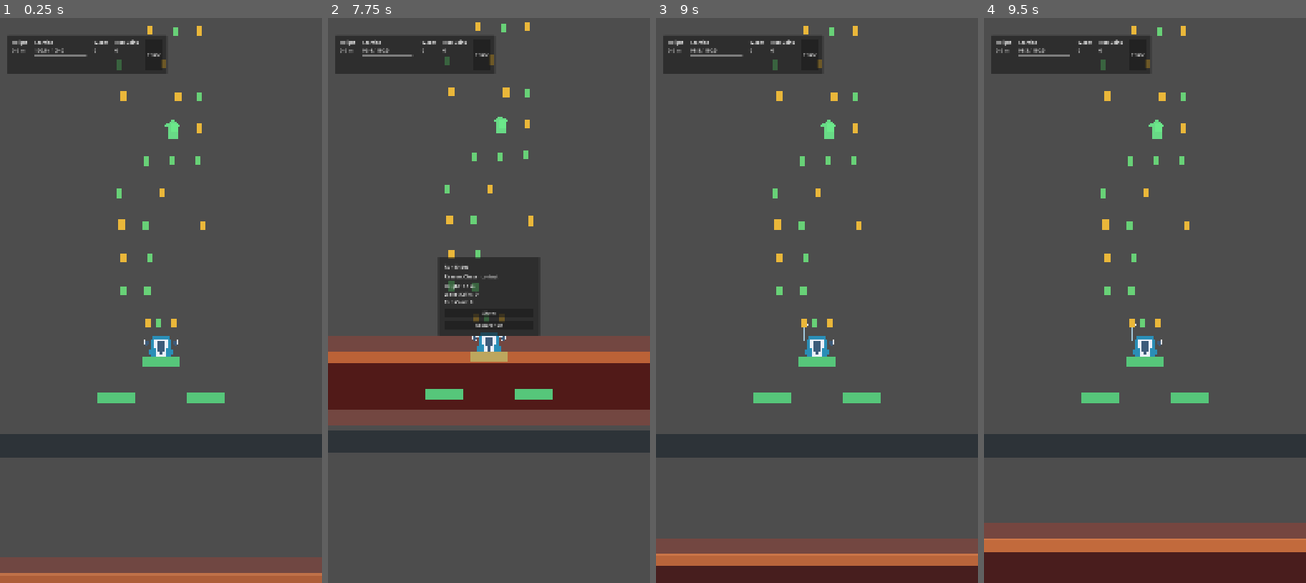
Above: before the commit, frames 1-4 (left to right).
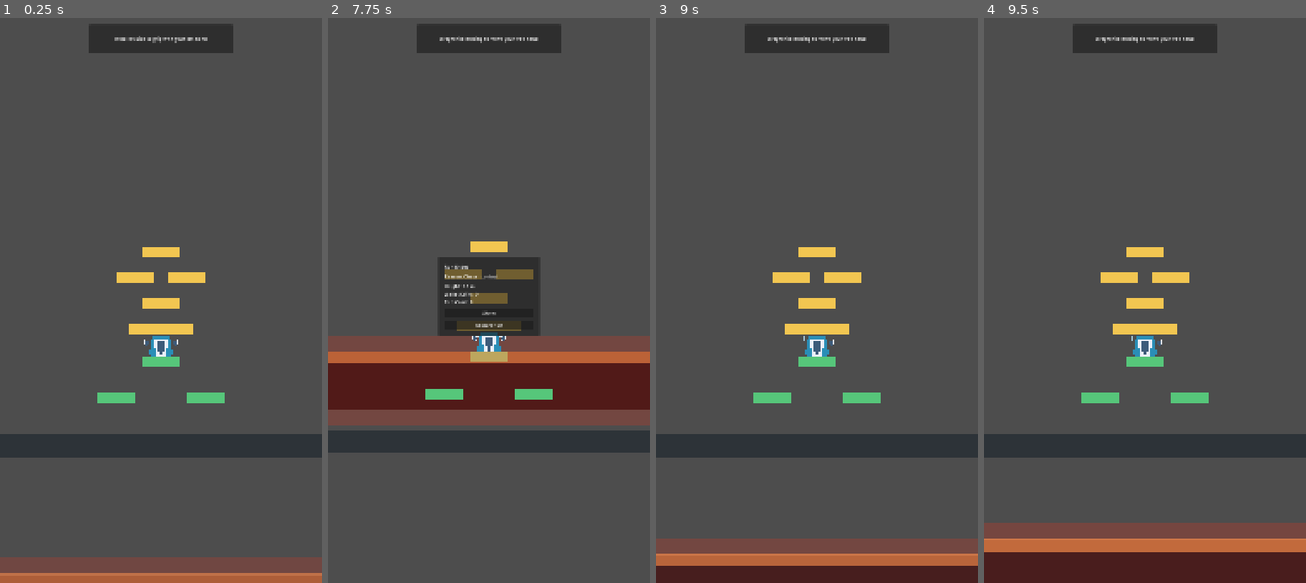
Above: after the commit, the same moments.

Repository: Khanh04/the-climber
Game: Godot game, scene res://scenes/main/tutorial_scene.tscn
The game is run twice, just before and just after one commit, with the same random seed, the same clock (stepped at 60 frames per second) and the same inputs. This scene is started directly instead of the project's main scene.
Inputs (mouse positions are in pixels of both pictures, inside the frame that each line leads up to):
- Up to frame 1 (0.25 s): no input
- Up to frame 2 (7.75 s): tap Enter at 0.5 s; move the mouse to (559, 266) at 0.52 s; hold D (debug_right_grip) 0.53-1.25 s; hold Shift 0.53-1.25 s; click (559, 266) at 0.67 s; drag from (424, 323) to (489, 571) at 1.27 s; move the mouse to (521, 170) at 2.02 s; hold D (debug_right_grip) 2.03-2.75 s; tap Ctrl at 2.1, 6.6 s; drag from (472, 413) to (501, 131) at 2.77 s; move the mouse to (585, 385) at 3.52 s; hold A (debug_left_grip) 3.53-4.25 s; tap Alt at 3.6 s; drag from (392, 210) to (440, 153) at 4.27 s; move the mouse to (505, 294) at 5.02 s; hold A (debug_left_grip) 5.03-5.75 s; hold Shift 5.03-5.75 s; click (505, 294) at 5.17 s; drag from (440, 153) to (424, 323) at 5.77 s; move the mouse to (559, 266) at 6.52 s; hold D (debug_right_grip) 6.53-7.25 s; drag from (424, 323) to (501, 131) at 7.27 s
- Up to frame 3 (9 s): click "Restart Run" at 8 s; move the mouse to (849, 170) at 8.77 s; hold A (debug_left_grip) from 8.78 s (still down); tap Alt at 8.85 s
- Up to frame 4 (9.5 s): keep holding A (debug_left_grip)

The runs differ from the first frame. In frame 1, 6.0% of the frame differs, in the area x 2-73%, y 1-57%; in frame 2, 5.9%; in frame 3, 6.0%; in frame 4, 6.0%.

Commit message:
feat: Implement tutorial mode enhancements with dedicated handholds and overlay adjustments

Diff:
--- a/scenes/main/run_scene.gd
+++ b/scenes/main/run_scene.gd
@@ -90,6 +90,8 @@
 const WalletTransactionServiceScript = preload("res://src/economy/wallet_transaction_service.gd")
 const WindGustHazardContactServiceScript = preload("res://src/gameplay/hazards/wind_gust_hazard_contact_service.gd")
 
+const TUTORIAL_HANDHOLD_GROUP_NAME: StringName = &"tutorial_handhold"
+
 @export var climb_tuning: ClimbPrototypeTuningScript
 @export var stamina_tuning: StaminaTuningScript
 @export var generation_tuning: GenerationTuningScript
@@ -168,6 +170,7 @@
 func _ready() -> void:
 	_launch_mode = _resolve_launch_mode()
 	_validate_required_state()
+	_configure_tutorial_surface()
 	_configure_authored_handholds()
 	_initialize_save_storage()
 	_initialize_app_settings_storage()
@@ -188,7 +191,8 @@
 	_chaser_pacing_model = ChaserPacingModelScript.new(_chaser_kill_zone.chaser_tuning)
 	_apply_cosmetic_loadout()
 	_start_y = _reset_anchor.global_position.y
-	_configure_generated_chunks()
+	if _uses_generated_chunks():
+		_configure_generated_chunks()
 	_reset_playground()
 	_refresh_ui()
 
@@ -269,7 +273,8 @@
 	if not is_node_ready():
 		return
 
-	_configure_generated_chunks()
+	if _uses_generated_chunks():
+		_configure_generated_chunks()
 	_reset_playground()
 	_refresh_ui()
 
@@ -705,6 +710,43 @@
 		handhold_node.set_meta(&"handhold_type", HandholdTypeScript.to_label(HandholdTypeScript.Value.NORMAL))
 		handhold_node.set_meta(&"definition_id", String(normal_definition.definition_id))
 
+func _configure_tutorial_surface() -> void:
+	var tutorial_mode_enabled: bool = _launch_mode == RunLaunchModeScript.Value.TUTORIAL
+	Validation.require_condition(_generated_chunk_coordinator != null, "RunScene requires GeneratedChunks before configuring the tutorial surface.")
+	Validation.require_condition(_run_hud != null, "RunScene requires RunHud before configuring the tutorial surface.")
+	_generated_chunk_coordinator.visible = not tutorial_mode_enabled
+	_run_hud.visible = not tutorial_mode_enabled
+	_set_tutorial_handholds_enabled(tutorial_mode_enabled)
+
+func _set_tutorial_handholds_enabled(enabled: bool) -> void:
+	Validation.require_condition(_starter_handholds_root != null, "RunScene requires Handholds before toggling tutorial handholds.")
+
+	for child in _starter_handholds_root.get_children():
+		Validation.require_condition(child is Node, "RunScene handhold roots must contain nodes when toggling tutorial handholds.")
+		var handhold_node: Node = child
+		if not handhold_node.is_in_group(TUTORIAL_HANDHOLD_GROUP_NAME):
+			continue
+
+		Validation.require_condition(handhold_node is StaticBody2D, "RunScene tutorial handholds must be StaticBody2D instances.")
+		var tutorial_handhold: StaticBody2D = handhold_node as StaticBody2D
+		if enabled:
+			if not tutorial_handhold.is_in_group(climb_tuning.handhold_group_name):
+				tutorial_handhold.add_to_group(climb_tuning.handhold_group_name)
+		else:
+			if tutorial_handhold.is_in_group(climb_tuning.handhold_group_name):
+				tutorial_handhold.remove_from_group(climb_tuning.handhold_group_name)
+
+		tutorial_handhold.visible = enabled
+		_set_handhold_collision_enabled(tutorial_handhold, enabled)
+
+func _set_handhold_collision_enabled(handhold_body: StaticBody2D, enabled: bool) -> void:
+	Validation.require_condition(handhold_body != null, "RunScene requires a handhold body before toggling collisions.")
+
+	for child in handhold_body.get_children():
+		if child is CollisionShape2D:
+			var collision_shape: CollisionShape2D = child as CollisionShape2D
+			collision_shape.disabled = not enabled
+
 func _create_input_frame() -> PlayerInputFrameScript:
 	if _active_touch_contacts.size() > 0 or _mobile_input.has_held_grip_state():
 		Validation.require_condition(_app_settings_snapshot != null, "RunScene requires app settings before creating mobile input frames.")
@@ -929,6 +971,9 @@
 	_run_session.record_height(_calculate_current_height_meters())
 
 func _configure_generated_chunks() -> void:
+	if not _uses_generated_chunks():
+		return
+
 	Validation.require_condition(_generated_chunk_coordinator != null, "RunScene requires GeneratedChunks before configuring generated chunks.")
 	var pixels_per_meter: float = _get_climb_tuning_float(&"pixels_per_meter")
 	var generated_world_origin: Vector2 = _reset_anchor.global_position
@@ -954,6 +999,9 @@
 		var _chunk_spawn_connect_result: int = _generated_chunk_coordinator.chunk_spawned.connect(_on_generated_chunk_spawned)
 
 func _sync_generated_chunks() -> void:
+	if not _uses_generated_chunks():
+		return
+
 	if _generated_chunk_coordinator == null:
 		return
 
@@ -1041,8 +1089,14 @@
 	_refresh_ui()
 
 func _is_run_active_for_generated_spawns() -> bool:
+	if not _uses_generated_chunks():
+		return false
+
 	var run_state: int = _run_session.get_state()
 	return run_state == RunStateScript.Value.CLIMBING or run_state == RunStateScript.Value.FALLING or run_state == RunStateScript.Value.RESCUE_OFFERED
+
+func _uses_generated_chunks() -> bool:
+	return _launch_mode != RunLaunchModeScript.Value.TUTORIAL
 
 func _reset_playground() -> void:
 	_clear_aim_preview()
@@ -1060,7 +1114,7 @@
 	_run_session.start_run()
 	if _chaser_pacing_model != null:
 		_chaser_pacing_model.reset()
-	if _generated_chunk_coordinator != null:
+	if _uses_generated_chunks() and _generated_chunk_coordinator != null:
 		_generated_chunk_coordinator.reset_chunks()
 	_player.reset_physics(_reset_anchor.global_position)
 	_camera.global_position = Vector2(
--- a/scenes/main/run_scene.tscn
+++ b/scenes/main/run_scene.tscn
@@ -98,6 +98,78 @@
 color = Color(0.34, 0.78, 0.48, 1)
 polygon = PackedVector2Array(-64, -17, 64, -17, 64, 17, -64, 17)
 
+[node name="TutorialHoldStartLeft" type="StaticBody2D" parent="Handholds" unique_id=1900181001 groups=["tutorial_handhold"]]
+visible = false
+position = Vector2(492, 1450)
+
+[node name="CollisionShape2D" type="CollisionShape2D" parent="Handholds/TutorialHoldStartLeft" unique_id=1900181002]
+disabled = true
+shape = SubResource("RectangleShape2D_hold")
+
+[node name="Visual" type="Polygon2D" parent="Handholds/TutorialHoldStartLeft" unique_id=1900181003]
+color = Color(0.95, 0.78, 0.32, 1)
+polygon = PackedVector2Array(-64, -17, 64, -17, 64, 17, -64, 17)
+
+[node name="TutorialHoldStartRight" type="StaticBody2D" parent="Handholds" unique_id=1900181004 groups=["tutorial_handhold"]]
+visible = false
+position = Vector2(588, 1450)
+
+[node name="CollisionShape2D" type="CollisionShape2D" parent="Handholds/TutorialHoldStartRight" unique_id=1900181005]
+disabled = true
+shape = SubResource("RectangleShape2D_hold")
+
+[node name="Visual" type="Polygon2D" parent="Handholds/TutorialHoldStartRight" unique_id=1900181006]
+color = Color(0.95, 0.78, 0.32, 1)
+polygon = PackedVector2Array(-64, -17, 64, -17, 64, 17, -64, 17)
+
+[node name="TutorialHoldMidCenter" type="StaticBody2D" parent="Handholds" unique_id=1900181007 groups=["tutorial_handhold"]]
+visible = false
+position = Vector2(540, 1362)
+
+[node name="CollisionShape2D" type="CollisionShape2D" parent="Handholds/TutorialHoldMidCenter" unique_id=1900181008]
+disabled = true
+shape = SubResource("RectangleShape2D_hold")
+
+[node name="Visual" type="Polygon2D" parent="Handholds/TutorialHoldMidCenter" unique_id=1900181009]
+color = Color(0.95, 0.78, 0.32, 1)
+polygon = PackedVector2Array(-64, -17, 64, -17, 64, 17, -64, 17)
+
+[node name="TutorialHoldUpperLeft" type="StaticBody2D" parent="Handholds" unique_id=1900181010 groups=["tutorial_handhold"]]
+visible = false
+position = Vector2(452, 1278)
+
+[node name="CollisionShape2D" type="CollisionShape2D" parent="Handholds/TutorialHoldUpperLeft" unique_id=1900181011]
+disabled = true
+shape = SubResource("RectangleShape2D_hold")
+
+[node name="Visual" type="Polygon2D" parent="Handholds/TutorialHoldUpperLeft" unique_id=1900181012]
+color = Color(0.95, 0.78, 0.32, 1)
+polygon = PackedVector2Array(-64, -17, 64, -17, 64, 17, -64, 17)
+
+[node name="TutorialHoldUpperRight" type="StaticBody2D" parent="Handholds" unique_id=1900181013 groups=["tutorial_handhold"]]
+visible = false
+position = Vector2(628, 1278)
+
+[node name="CollisionShape2D" type="CollisionShape2D" parent="Handholds/TutorialHoldUpperRight" unique_id=1900181014]
+disabled = true
+shape = SubResource("RectangleShape2D_hold")
+
+[node name="Visual" type="Polygon2D" parent="Handholds/TutorialHoldUpperRight" unique_id=1900181015]
+color = Color(0.95, 0.78, 0.32, 1)
+polygon = PackedVector2Array(-64, -17, 64, -17, 64, 17, -64, 17)
+
+[node name="TutorialHoldTopCenter" type="StaticBody2D" parent="Handholds" unique_id=1900181016 groups=["tutorial_handhold"]]
+visible = false
+position = Vector2(540, 1190)
+
+[node name="CollisionShape2D" type="CollisionShape2D" parent="Handholds/TutorialHoldTopCenter" unique_id=1900181017]
+disabled = true
+shape = SubResource("RectangleShape2D_hold")
+
+[node name="Visual" type="Polygon2D" parent="Handholds/TutorialHoldTopCenter" unique_id=1900181018]
+color = Color(0.95, 0.78, 0.32, 1)
+polygon = PackedVector2Array(-64, -17, 64, -17, 64, 17, -64, 17)
+
 [node name="Floor" type="StaticBody2D" parent="." unique_id=713653130]
 position = Vector2(540, 1840)
 
--- a/scenes/main/tutorial_scene.tscn
+++ b/scenes/main/tutorial_scene.tscn
@@ -6,5 +6,8 @@
 [node name="TutorialScene" type="Node2D"]
 script = ExtResource("1_scene")
 
-[node name="TutorialOverlay" parent="." instance=ExtResource("2_overlay")]
+[node name="TutorialOverlayLayer" type="CanvasLayer" parent="."]
+layer = 1
+
+[node name="TutorialOverlay" parent="TutorialOverlayLayer" instance=ExtResource("2_overlay")]
 unique_name_in_owner = true
--- a/tests/scene/test_tutorial_scene.gd
+++ b/tests/scene/test_tutorial_scene.gd
@@ -22,12 +22,30 @@
 
 	assert_not_null(run_scene)
 	assert_not_null(tutorial_scene.get_node_or_null("RunScene"))
-	assert_not_null(tutorial_scene.get_node_or_null("TutorialOverlay"))
+	assert_not_null(tutorial_scene.get_node_or_null("TutorialOverlayLayer/TutorialOverlay"))
 	assert_eq(run_scene.get_launch_mode_for_test(), RunLaunchModeScript.Value.TUTORIAL)
+	var run_hud: Control = run_scene.get_node("UiLayer/RunHud") as Control
+	assert_not_null(run_hud)
+	assert_false(run_hud.visible)
+	assert_false(run_scene.get_generated_chunk_coordinator_for_test().visible)
+	assert_eq(run_scene.get_generated_chunk_coordinator_for_test().get_child_count(), 0)
+	var tutorial_hold_names: PackedStringArray = PackedStringArray([
+		"TutorialHoldStartLeft",
+		"TutorialHoldStartRight",
+		"TutorialHoldMidCenter",
+		"TutorialHoldUpperLeft",
+		"TutorialHoldUpperRight",
+		"TutorialHoldTopCenter"
+	])
+	for tutorial_hold_name in tutorial_hold_names:
+		var tutorial_hold: StaticBody2D = run_scene.get_node("Handholds/%s" % tutorial_hold_name) as StaticBody2D
+		assert_not_null(tutorial_hold)
+		assert_true(tutorial_hold.visible)
+		assert_true(tutorial_hold.is_in_group(&"handhold"))
 	assert_eq(tutorial_scene.get_tutorial_prompt_text_for_test(), "Hold left side to grip with your left hand")
 	var tutorial_overlay: Control = tutorial_scene.get_tutorial_overlay_for_test()
 	assert_not_null(tutorial_overlay)
-	var overlay_prompt_label: Label = tutorial_scene.get_node("TutorialOverlay/Panel/PromptLabel") as Label
+	var overlay_prompt_label: Label = tutorial_scene.get_node("TutorialOverlayLayer/TutorialOverlay/Panel/PromptLabel") as Label
 	assert_not_null(overlay_prompt_label)
 	assert_true(tutorial_overlay.visible)
 	assert_eq(overlay_prompt_label.text, "Hold left side to grip with your left hand")
